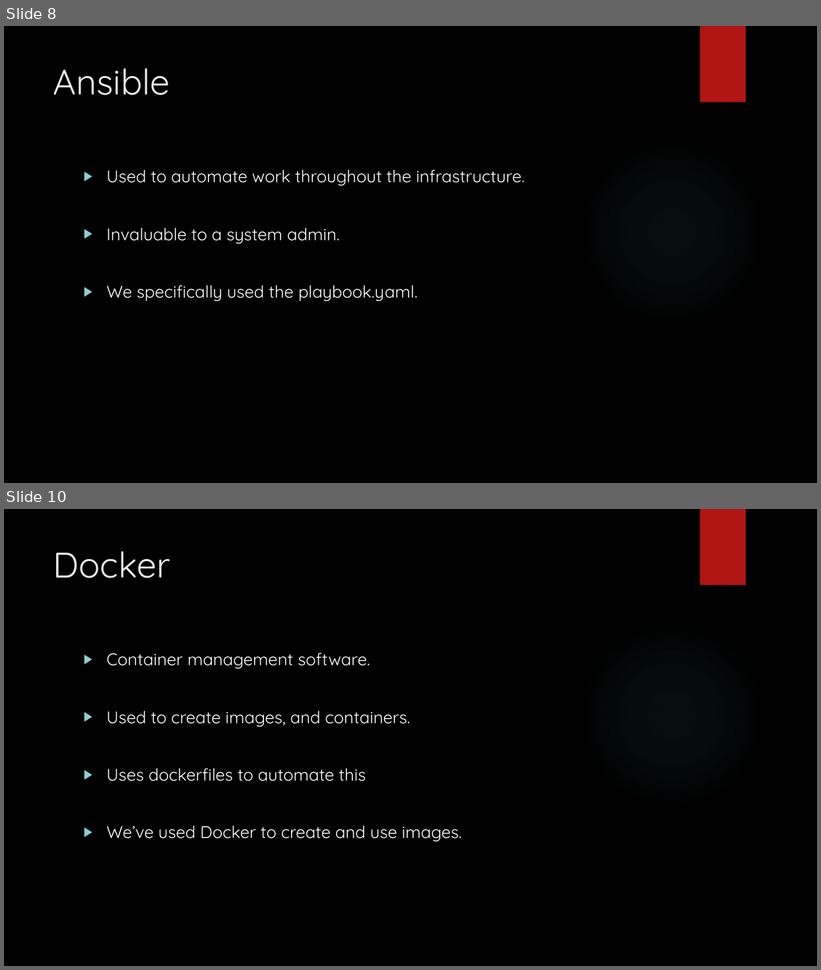
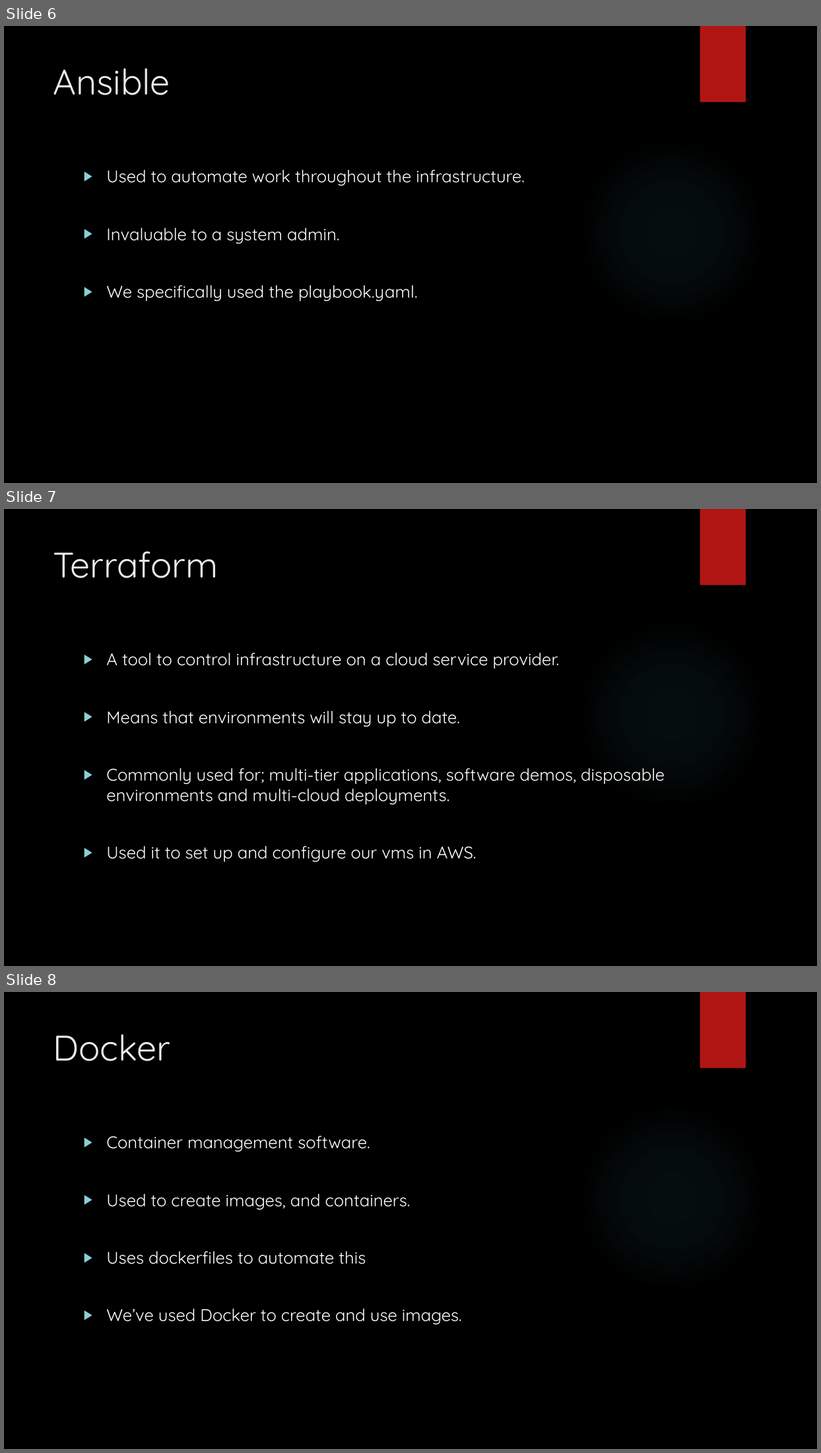
Before and after one commit to fabriziodea/BluePetClinic, a slide deck: Presentation.pptx. Shown one above the other, each under a label of ours: slides 8 and 10 before the commit, slides 6, 7 and 8 after it; the slides between them are not shown. The pictures are 821x970 and 821x1453 pixels, drawn with LibreOffice and Linux fonts; fonts in the diff are those of the drawing; background and template pictures are left out. Boxes give left, top, right and bottom in pixels: in the first picture for what was removed or moved away, otherwise in the second. Text is boxed around its words. In the diff, an @@ line names an element or a change of style, - is before the commit and + after.

Commit message:
added the terraform slide and script, completing the presentation.

```diff
--- a/Presentation.pptx
+++ b/Presentation.pptx
@@ slide 7 added at bbox=[4, 509, 817, 966], background picture (left out); not listed: 2 template elements that a slide beside it also shows @@
@@ title added at bbox=[54, 551, 218, 578], 42 pt, text #EBEBEB @@
+Terraform
@@ text added at bbox=[106, 653, 665, 862], 20 pt, text #FFFFFF @@
+▶ A tool to control infrastructure on a cloud service provider.
+▶ Means that environments will stay up to date.
+▶ Commonly used for; multi-tier applications, software demos, disposable environments and multi-cloud deployments.
+▶ Used it to set up and configure our vms in AWS.
@@ what was slide 8 is now slide 6 @@
@@ what was slide 10 is now slide 8 @@
```
Also in this commit, not shown: 1 slide changed, 3 slides removed, 1 other file.
